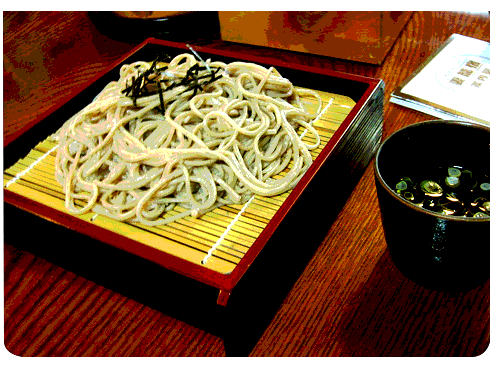
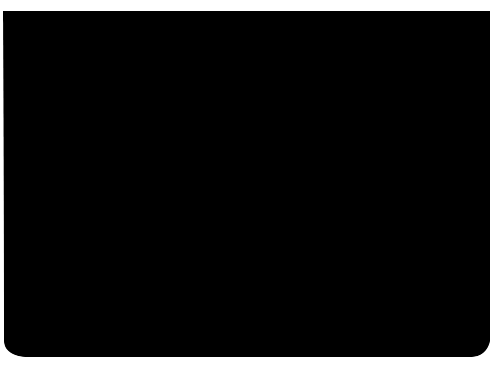
Comparing the layer stacks of the two 500x380 images. Changes:
removed layer "Layer 2" over [3, 11, 490, 357]
